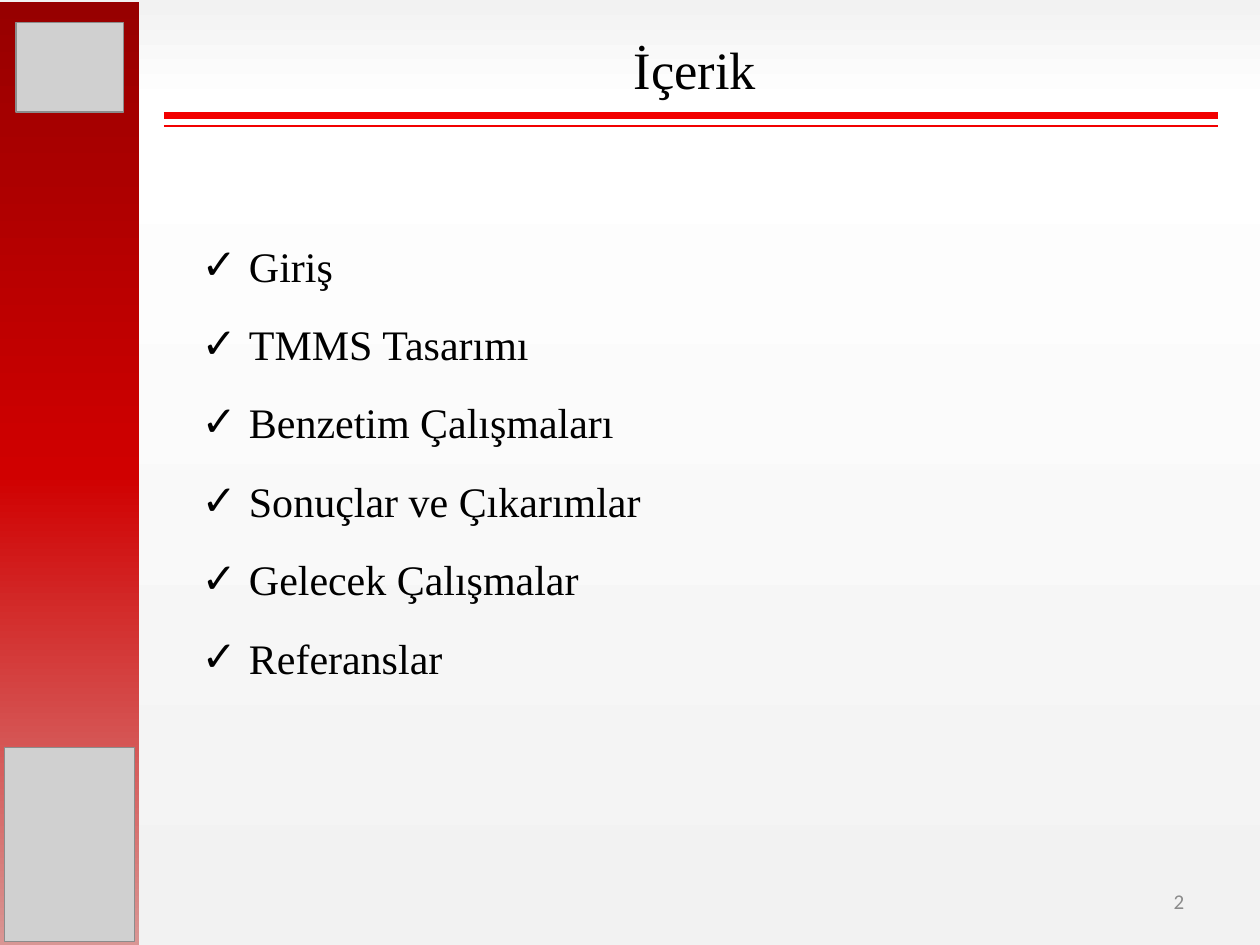
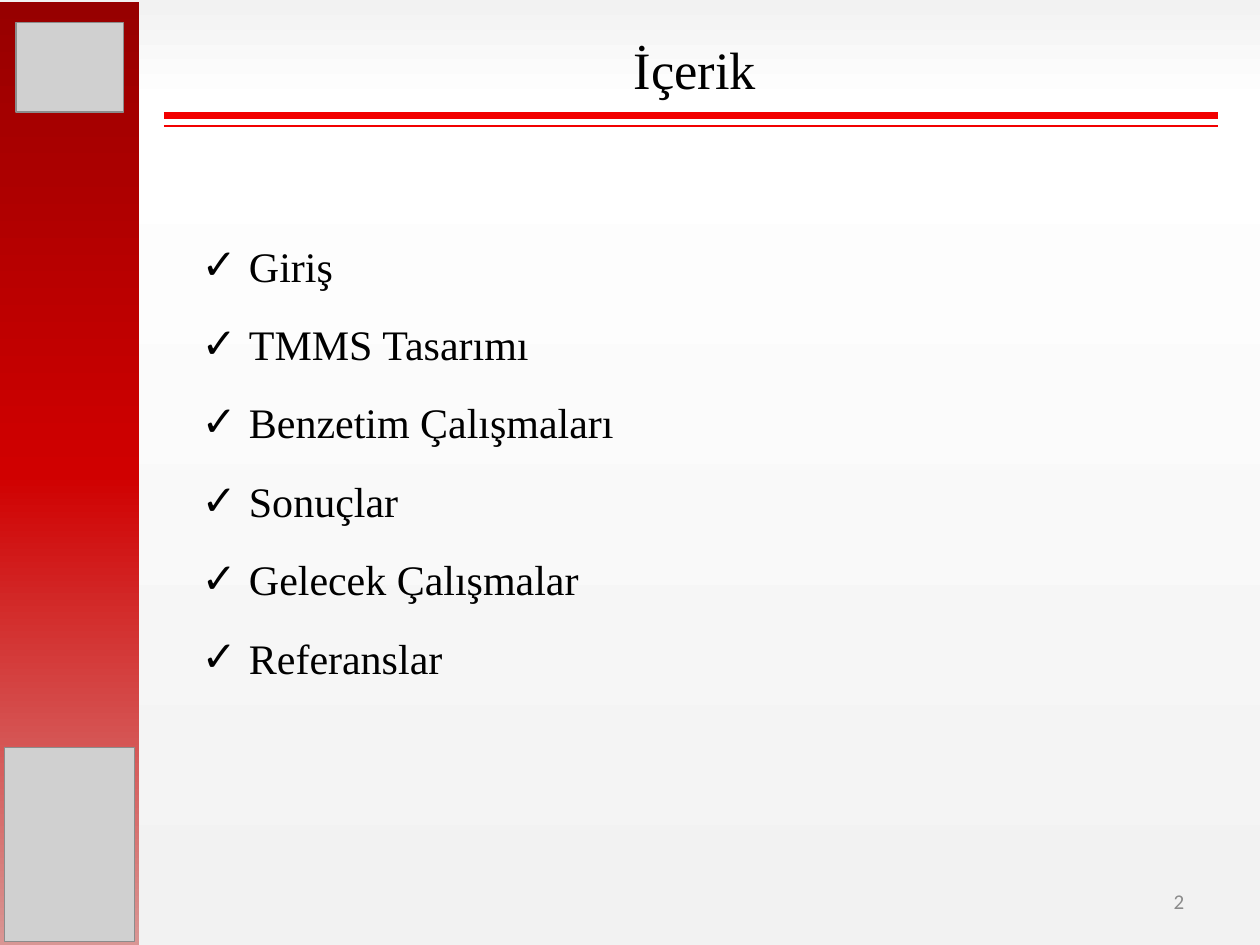
Before and after one commit to hakanpolat/IMMD, a slide deck: slide 2 of Paper/EL-EN 2017/sunum/ELEN2017_OralPres_Mesut_Uğur.pptx. Drawn at 1260x945 pixels with LibreOffice and Linux fonts; fonts in the diff are those of the drawing; grey boxes stand for pictures. Boxes give left, top, right and bottom in pixels: in the first picture for what was removed or moved away, otherwise in the second. Text is boxed around its words. In the diff, an @@ line names an element or a change of style, - is before the commit and + after.

```diff
--- a/Paper/EL-EN 2017/sunum/ELEN2017_OralPres_Mesut_Uğur.pptx
+++ b/Paper/EL-EN 2017/sunum/ELEN2017_OralPres_Mesut_Uğur.pptx
@@ text at [249, 488, 398, 526]: text changed @@
-✓ Sonuçlar ve Çıkarımlar
+✓ Sonuçlar
```
Also in this commit, not shown: 4 other files.
